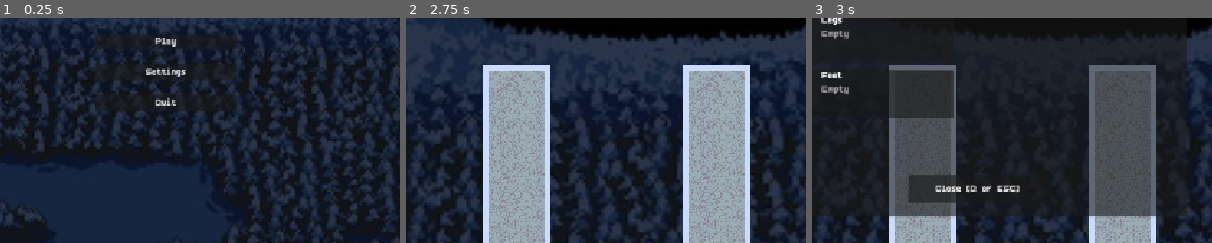
Above: before the commit, frames 1-3 (left to right).
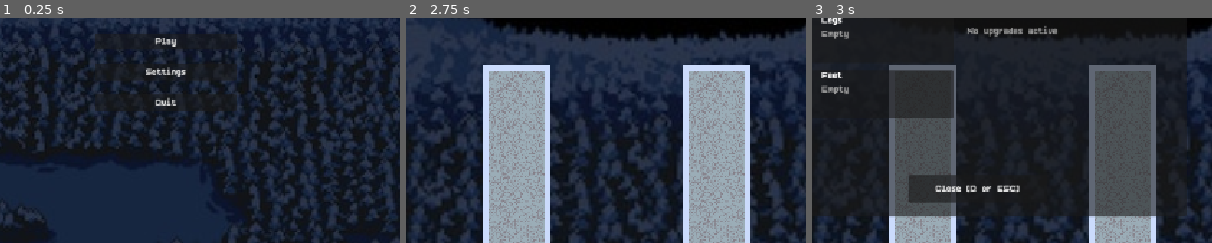
Above: after the commit, the same moments.

Repository: eltonchan1/payload
Game: Godot game, scene res://mainmenu.tscn
The game is run twice, just before and just after one commit, with the same random seed, the same clock (stepped at 60 frames per second) and the same inputs.
Inputs:
- Up to frame 1 (0.25 s): no input
- Up to frame 2 (2.75 s): click "Play" at 0.5 s; tap Enter at 1.25 s; hold D (right) from 1.28 s (still down); tap Space (jump) at 1.35, 1.52, 1.82, 2.27, 2.3, 2.57 s; tap S (shop_interact) at 1.55, 2.1 s
- Up to frame 3 (3 s): release D (right) at 2.78 s; hold A (left) from 2.78 s (still down); tap Shift at 2.85 s
The pictures show only the part of the screen within x 29-79%, y 44-94%; the shares and areas given below are measured in that part.

Frames 1-2 are identical in both runs. In frame 3, 0.5% of the frame differs, in the area x 39-62%, y 3-9%.

Commit message:
final touches

Diff:
--- a/goal.gd
+++ b/goal.gd
@@ -1,7 +1,6 @@
 extends Area2D
 
-# Visual feedback
-@onready var sprite = $Sprite2D  # Or ColorRect
+@onready var sprite = $Sprite2D
 
 func _ready():
 	body_entered.connect(_on_body_entered)
--- a/inventoryui.gd
+++ b/inventoryui.gd
@@ -8,13 +8,14 @@
 var legs_item = null
 var feet_item = null
 
-# UI references (will be created dynamically)
+# UI references
 var inventory_panel
 var head_slot
 var chest_slot
 var legs_slot
 var feet_slot
 var stats_labels = {}
+var powerups_list_node = null
 
 # Icon references for each slot
 var head_icon
@@ -170,9 +171,12 @@
 	powerups_title.add_theme_font_size_override("font_size", 20)
 	right_vbox.add_child(powerups_title)
 
-	var powerups_list = VBoxContainer.new()
-	powerups_list.name = "PowerupsList"
-	right_vbox.add_child(powerups_list)
+	# Create and store direct reference to powerups list
+	powerups_list_node = VBoxContainer.new()
+	powerups_list_node.name = "PowerupsList"
+	right_vbox.add_child(powerups_list_node)
+
+	print("PowerupsList created and stored: ", powerups_list_node)
 
 	main_hbox.add_child(right_vbox)
 
@@ -202,7 +206,6 @@
 	hbox.add_theme_constant_override("separation", 10)
 	slot_panel.add_child(hbox)
 
-	# Create TextureRect for icon instead of ColorRect
 	var icon = TextureRect.new()
 	icon.custom_minimum_size = Vector2(50, 50)
 	icon.expand_mode = TextureRect.EXPAND_IGNORE_SIZE
@@ -372,11 +375,20 @@
 	update_powerups_list()
 
 func update_powerups_list():
-	var powerups_list = inventory_panel.get_node_or_null("HBoxContainer/VBoxContainer2/PowerupsList")
-	if not powerups_list:
-		return
-
-	for child in powerups_list.get_children():
+	print("=== UPDATE POWERUPS LIST CALLED ===")
+
+	# Use the direct reference instead of searching
+	if not powerups_list_node:
+		print("ERROR: powerups_list_node is null!")
+		return
+
+	if not is_instance_valid(powerups_list_node):
+		print("ERROR: powerups_list_node is not valid!")
+		return
+
+	print("✓ PowerupsList node found: ", powerups_list_node)
+
+	for child in powerups_list_node.get_children():
 		child.queue_free()
 
 	var powerups = []
@@ -385,36 +397,47 @@
 	if has_plasma_set_bonus:
 		powerups.append("• PLASMA SET BONUS (Active!)")
 		powerups.append("  +150% Speed, +150% Jump, -40% Gravity")
+		print("Added plasma set bonus to list")
 
 	# Get shop upgrades from ShopUI
 	var shop_ui = get_node_or_null("/root/ShopUI")
-	if shop_ui and shop_ui.active_upgrades.size() > 0:
+	print("ShopUI reference: ", shop_ui)
+
+	if shop_ui:
+		print("ShopUI found! Active upgrades count: ", shop_ui.active_upgrades.size())
+		print("Active upgrades array: ", shop_ui.active_upgrades)
+
 		for upgrade in shop_ui.active_upgrades:
+			print("Adding upgrade to list: ", upgrade)
 			powerups.append("• " + upgrade)
+	else:
+		print("ERROR: ShopUI not found!")
 
 	# Add stat totals
-	if player_ref.speed_multiplier > 1.0:
+	if player_ref and player_ref.speed_multiplier > 1.0:
 		var boost = (player_ref.speed_multiplier - 1.0) * 100
 		powerups.append("• Total Speed: +" + str(int(boost)) + "%")
 
-	if player_ref.jump_multiplier > 1.0:
+	if player_ref and player_ref.jump_multiplier > 1.0:
 		var boost = (player_ref.jump_multiplier - 1.0) * 100
 		powerups.append("• Total Jump: +" + str(int(boost)) + "%")
 
-	if player_ref.gravity_multiplier < 1.0:
+	if player_ref and player_ref.gravity_multiplier < 1.0:
 		var reduction = (1.0 - player_ref.gravity_multiplier) * 100
 		powerups.append("• Total Gravity Reduction: -" + str(int(reduction)) + "%")
+
+	print("Total powerups to display: ", powerups.size())
 
 	if powerups.size() == 0:
 		var none_label = Label.new()
 		none_label.text = "No upgrades active"
 		none_label.add_theme_color_override("font_color", Color(0.6, 0.6, 0.6))
-		powerups_list.add_child(none_label)
+		powerups_list_node.add_child(none_label)
+		print("No upgrades - showing 'None' message")
 	else:
 		for i in range(powerups.size()):
 			var label = Label.new()
 			label.text = powerups[i]
-			# Make plasma set bonus stand out with magenta color
 			if powerups[i].contains("PLASMA SET"):
 				label.add_theme_color_override("font_color", Color.MAGENTA)
 				label.add_theme_font_size_override("font_size", 16)
@@ -424,7 +447,10 @@
 				label.add_theme_color_override("font_color", Color.GOLD)
 			else:
 				label.add_theme_color_override("font_color", Color.CYAN)
-			powerups_list.add_child(label)
+			powerups_list_node.add_child(label)
+			print("Added label: ", powerups[i])
+
+	print("=== UPDATE POWERUPS LIST COMPLETE ===")
 
 func equip_item(slot: String, item_data: Dictionary):
 	print("equip_item called - slot: ", slot, ", item: ", item_data.get("name", "???"))
@@ -468,7 +494,7 @@
 	else:
 		print("✗ Slot node not found")
 
-	# Update the icon if icon path is provided
+	# Update the icon
 	if icon_node and item_data.has("icon"):
 		var icon_path = item_data.get("icon")
 		if icon_path and icon_path != "":
--- a/levelmanager.gd
+++ b/levelmanager.gd
@@ -13,9 +13,8 @@
 var player_gravity_multiplier = 1.0
 
 # Win condition
-const ROUNDS_TO_WIN = 20  # Change this to adjust win condition
+const ROUNDS_TO_WIN = 15
 
-# Define level paths for each stage
 var level_pools = {
 	"early": [
 		"res://levels/early_1.tscn",
@@ -47,10 +46,10 @@
 func level_completed(remaining_blocks: int):
 	levels_completed += 1
 
-	# Calculate interest: 2 blocks for every 5 blocks remaining
+	# Calculate interest
 	var interest = (remaining_blocks / 5)
 
-	# Add base reward for completing level: 5 blocks
+	# Add base reward for completing level
 	var completion_bonus = 3
 
 	# Total bonus
@@ -67,10 +66,8 @@
 	print("Next level blocks: ", player_blocks)
 	print("━━━━━━━━━━━━━━━━━━━━━━━━━━")
 
-	# Update stage based on progression
 	update_stage()
 
-	# Load next level
 	load_next_level()
 
 # Determine which stage we're in
@@ -86,7 +83,6 @@
 
 # Load a random level from current stage pool
 func load_next_level():
-	# Check if won
 	if levels_completed >= ROUNDS_TO_WIN:
 		show_win_screen()
 		return
--- a/player.gd
+++ b/player.gd
@@ -109,7 +109,7 @@
 
 func update_block_label():
 	if block_label:
-		block_label.text = str(blocks_remaining)  # Just the number now
+		block_label.text = str(blocks_remaining)
 
 	# Also update shop UI if it's open (check autoload first)
 	var shop_ui = get_node_or_null("/root/ShopUI")
@@ -133,13 +133,13 @@
 	icon.expand_mode = TextureRect.EXPAND_FIT_WIDTH_PROPORTIONAL
 	icon.stretch_mode = TextureRect.STRETCH_KEEP_ASPECT_CENTERED
 
-	# Load your block sprite (CHANGE THIS PATH to your actual block image)
-	var block_texture = load("res://sprites/block.png")  # ← Change this!
+	# Load block sprite
+	var block_texture = load("res://sprites/block.png")
 
 	if block_texture:
 		icon.texture = block_texture
 	else:
-		# Fallback: Create a simple colored square
+		# Fallback
 		var fallback = ColorRect.new()
 		fallback.custom_minimum_size = Vector2(32, 32)
 		fallback.color = Color.ORANGE_RED
@@ -164,8 +164,6 @@
 
 	container.add_child(block_label)
 
-# Removed connect_to_flags and _on_flag_touched - flags are now shops
-
 func _on_powerup_selected(powerup_type):
 	print("Selected powerup: ", powerup_type)
 
--- a/shopui.gd
+++ b/shopui.gd
@@ -55,6 +55,7 @@
 	process_mode = Node.PROCESS_MODE_ALWAYS
 	build_shop_ui()
 	print("ShopUI ready and loaded as autoload")
+	print("Initial active_upgrades: ", active_upgrades)
 
 func _input(event):
 	if not visible:
@@ -96,6 +97,7 @@
 	update_blocks_display()
 	switch_tab(0)
 	print("Shop opened successfully")
+	print("Current active_upgrades when opening shop: ", active_upgrades)
 
 func hide_shop():
 	visible = false
@@ -284,6 +286,8 @@
 
 		if item_type == "upgrade":
 			purchased_upgrades.append(item_name)
+			print("Added to purchased_upgrades: ", item_name)
+			print("purchased_upgrades now contains: ", purchased_upgrades)
 		else:
 			purchased_items.append(item_name)
 
@@ -291,6 +295,7 @@
 		populate_current_tab()
 
 		print("✓ Purchased: ", item_data["name"], " for ", final_cost, " blocks")
+		print("Current active_upgrades after purchase: ", active_upgrades)
 	else:
 		print("✗ Not enough blocks!")
 
@@ -502,28 +507,41 @@
 		apply_gear_effect(random_item)
 
 func apply_upgrade(upgrade_data):
+	print("=== APPLY_UPGRADE CALLED ===")
+	print("Upgrade data: ", upgrade_data)
+
 	var stat_notif = get_node_or_null("/root/StatNotifications")
 	var upgrade_name = upgrade_data.get("name", "Unknown Upgrade")
+
+	print("Upgrade name: ", upgrade_name)
+	print("Upgrade effect: ", upgrade_data.get("effect"))
 
 	match upgrade_data["effect"]:
 		"discount":
 			discount_active = true
-			active_upgrades.append("Bulk Discount - All items cost 1 less")
+			var upgrade_text = "Bulk Discount - All items cost 1 less"
+			active_upgrades.append(upgrade_text)
 			print("✓ BULK DISCOUNT ACTIVATED - All items now cost -1 block!")
+			print("Added to active_upgrades: ", upgrade_text)
+			print("active_upgrades array now: ", active_upgrades)
 			if stat_notif and stat_notif.has_method("show_notification"):
 				stat_notif.show_notification("Bulk Discount Active!", "All items -1 block", Color.GOLD)
 			populate_current_tab()
 		"extra_slot":
 			extra_shop_slots += 1
 			items_per_category = 2 + extra_shop_slots
-			active_upgrades.append("Extra Shop Slot - " + str(items_per_category) + " items per category")
+			var upgrade_text = "Extra Shop Slot - " + str(items_per_category) + " items per category"
+			active_upgrades.append(upgrade_text)
 			print("✓ EXTRA SHOP SLOT UNLOCKED - Now showing ", items_per_category, " items per category!")
+			print("Added to active_upgrades: ", upgrade_text)
+			print("active_upgrades array now: ", active_upgrades)
 			if stat_notif and stat_notif.has_method("show_notification"):
 				stat_notif.show_notification("Extra Shop Slot!", "Now showing " + str(items_per_category) + " items per category", Color.GOLD)
 			randomize_shop_inventory()
 			populate_current_tab()
 
-	print("Active upgrades: ", active_upgrades)
+	print("Final active upgrades: ", active_upgrades)
+	print("=== APPLY_UPGRADE COMPLETE ===")
 
 func save_powerups_to_manager():
 	var level_manager = player_ref.get_node_or_null("/root/LevelManager")
Not shown, changed: README.md
